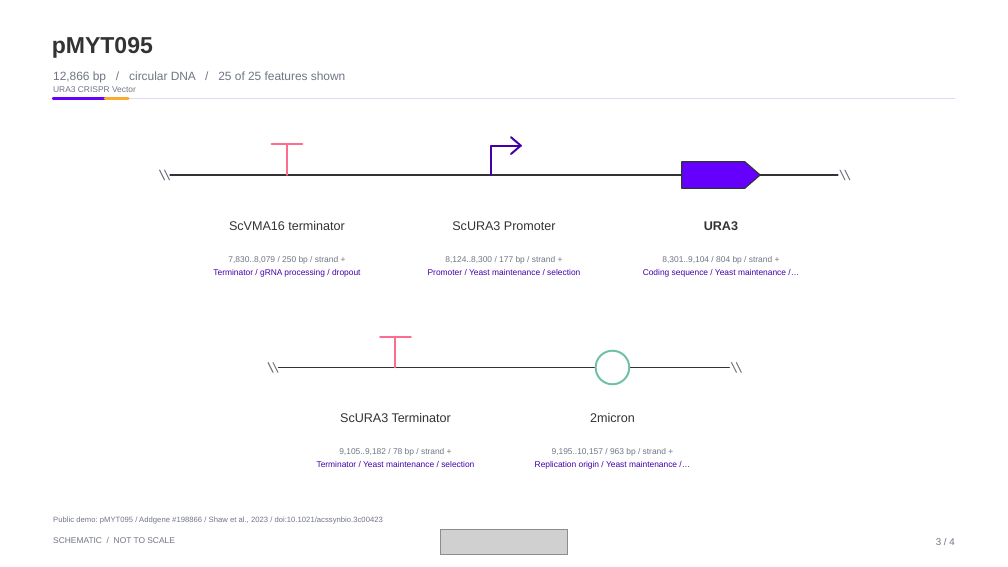
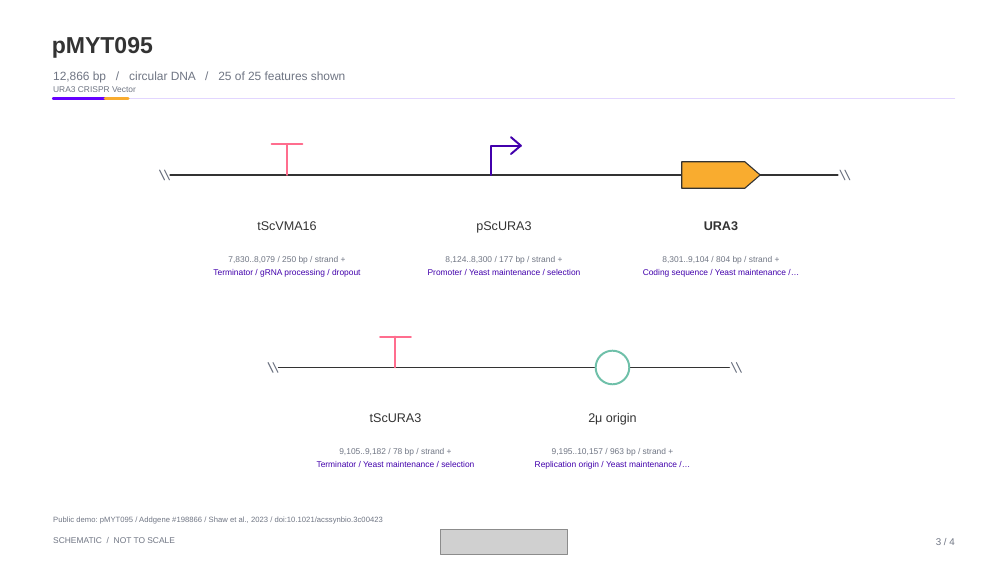
Before and after one commit to Drjackxiaoyuchen/auraconstruct, a slide deck: slide 6 of examples/AuraConstruct_Detailed_MYT_Annotations.pptx. Drawn at 1008x567 pixels with LibreOffice and Linux fonts; fonts in the diff are those of the drawing; grey boxes stand for pictures. Boxes give left, top, right and bottom in pixels: in the first picture for what was removed or moved away, otherwise in the second. Text is boxed around its words. In the diff, an @@ line names an element or a change of style, - is before the commit and + after.

```diff
--- a/examples/AuraConstruct_Detailed_MYT_Annotations.pptx
+++ b/examples/AuraConstruct_Detailed_MYT_Annotations.pptx
@@ freeform shape at [682, 162, 761, 189]: fill #6500FF to #F9AC2F @@
@@ text at [257, 221, 316, 230]: text changed @@
-ScVMA16 terminator
+tScVMA16
@@ text at [476, 221, 531, 233]: text changed @@
-ScURA3 Promoter
+pScURA3
@@ text at [370, 413, 422, 422]: text changed @@
-ScURA3 Terminator
+tScURA3
@@ text at [588, 413, 637, 425]: text changed @@
-2micron
+2μ origin
```
Also in this commit, not shown: 3 other slides changed, 45 other files.
